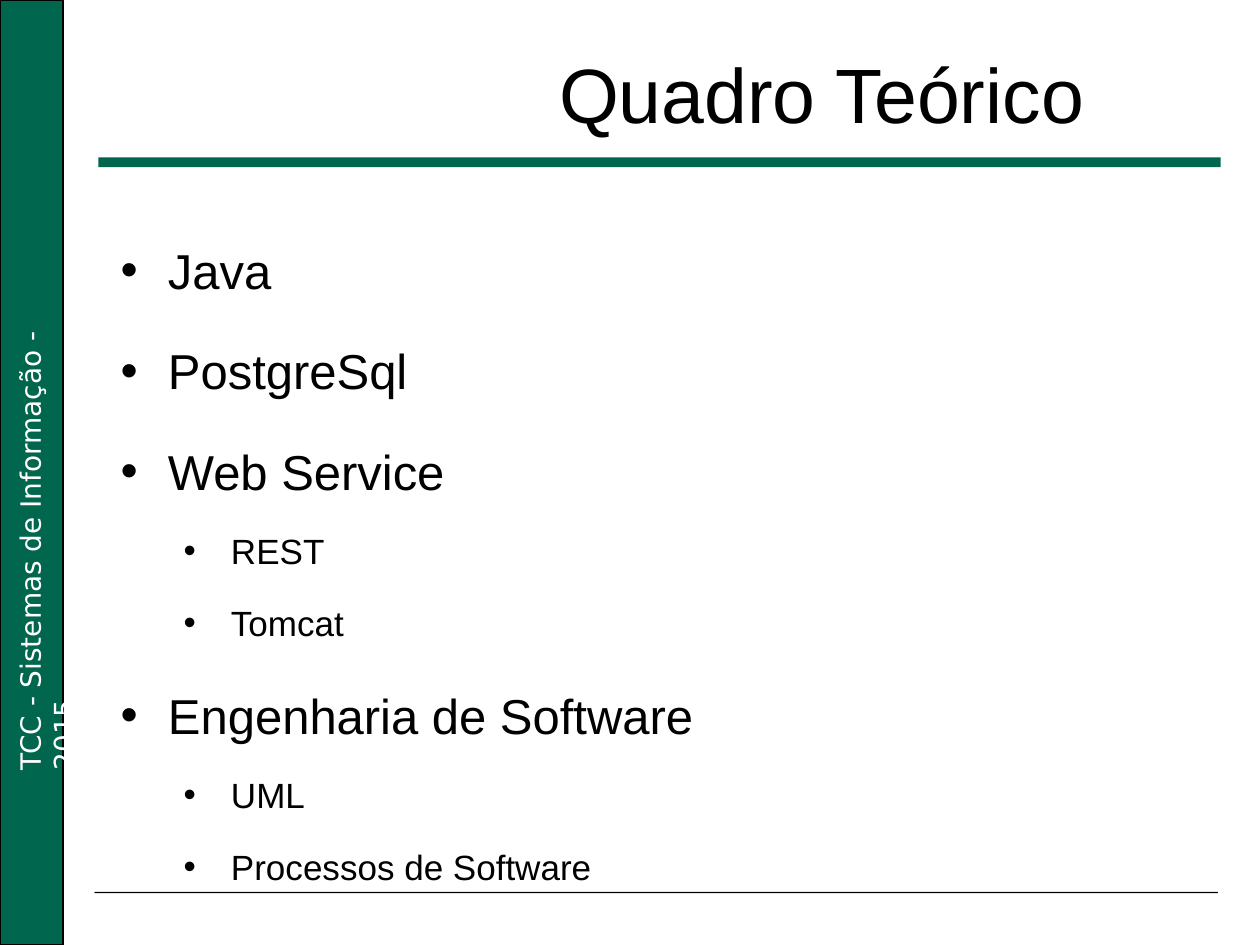
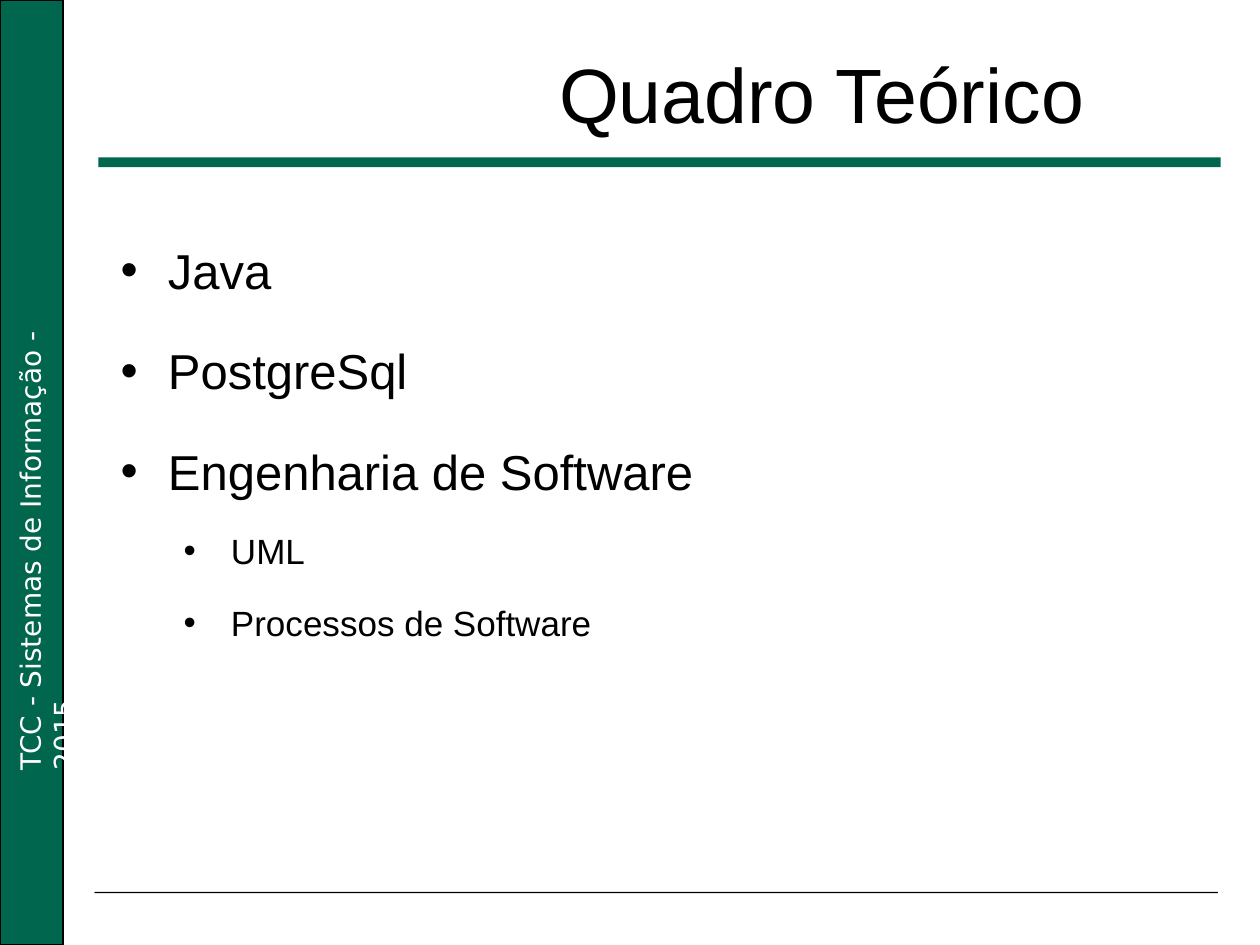
Before and after one commit to diogenesRezende/TCC, a slide deck: slide 8 of Apresentação/Qualificação Android.ppt. Drawn at 1260x945 pixels with LibreOffice and Linux fonts; fonts in the diff are those of the drawing; background and template pictures are left out. Boxes give left, top, right and bottom in pixels: in the first picture for what was removed or moved away, otherwise in the second. Text is boxed around its words. In the diff, an @@ line names an element or a change of style, - is before the commit and + after.

```diff
--- a/Apresentação/Qualificação Android.ppt
+++ b/Apresentação/Qualificação Android.ppt
@@ text in rectangle at (x1=168, y1=454, x2=444, y2=637): paragraphs removed @@
-• Web Service
-  • REST
-  • Tomcat
```
Also in this commit, not shown: 1 slide added, 11 other files.
